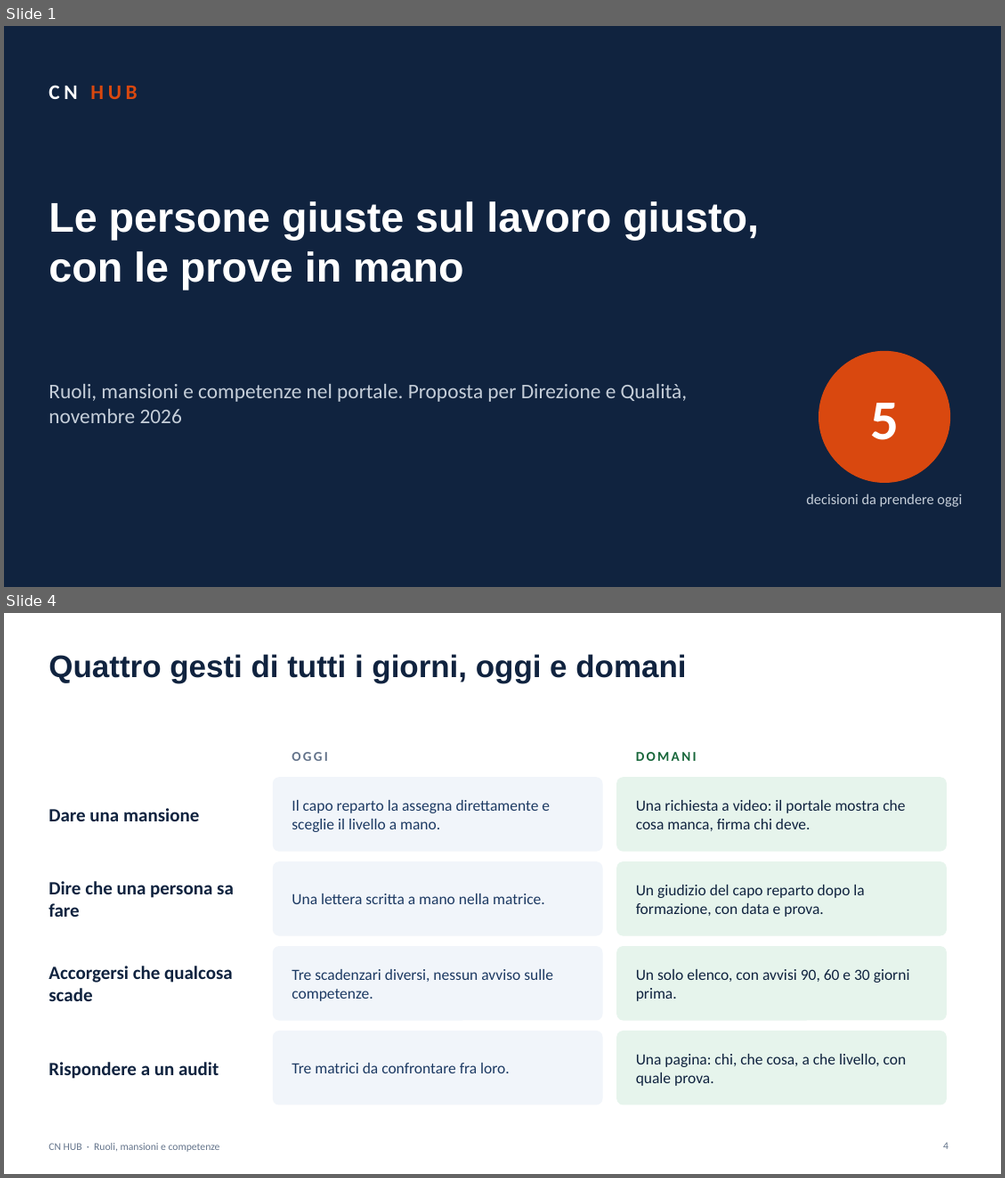
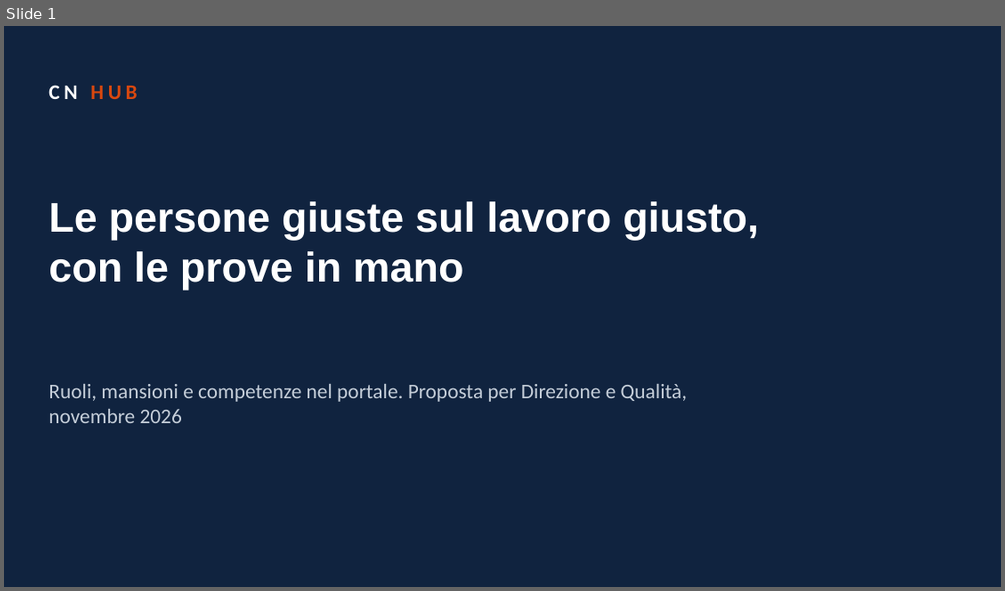
Before and after one commit to brividich/CRM-Brizio, a slide deck: docs/feasibility/ruoli-mansioni-competenze/Fattibilita_RMC_Presentazione.pptx. Shown one above the other, each under a label of ours: slides 1 and 4 before the commit, slide 1 after it; the slides between them are not shown. The pictures are 1005x1178 and 1005x591 pixels, drawn with LibreOffice and Linux fonts; fonts in the diff are those of the drawing. Boxes give left, top, right and bottom in pixels: in the first picture for what was removed or moved away, otherwise in the second. Text is boxed around its words. In the diff, an @@ line names an element or a change of style, - is before the commit and + after.

```diff
--- a/docs/feasibility/ruoli-mansioni-competenze/Fattibilita_RMC_Presentazione.pptx
+++ b/docs/feasibility/ruoli-mansioni-competenze/Fattibilita_RMC_Presentazione.pptx
@@ slide 4 removed at [4, 613, 1001, 1174], background #FFFFFF @@
@@ title removed at [48, 654, 686, 683] @@
-Quattro gesti di tutti i giorni, oggi e domani
@@ text removed at [291, 752, 328, 761] @@
-OGGI
@@ text removed at [636, 752, 696, 761] @@
-DOMANI
@@ rounded rectangle removed at [273, 778, 602, 851] @@
@@ rounded rectangle removed at [617, 778, 947, 851] @@
@@ text removed at [48, 808, 199, 821] @@
-Dare una mansione
@@ text removed at [291, 800, 550, 832] @@
-Il capo reparto la assegna direttamente e sceglie il livello a mano.
@@ text removed at [636, 800, 905, 831] @@
-Una richiesta a video: il portale mostra che cosa manca, firma chi deve.
@@ rounded rectangle removed at [273, 862, 602, 935] @@
@@ rounded rectangle removed at [617, 862, 947, 935] @@
@@ text removed at [48, 881, 234, 916] @@
-Dire che una persona sa fare
@@ text removed at [291, 893, 545, 904] @@
-Una lettera scritta a mano nella matrice.
@@ text removed at [636, 884, 864, 916] @@
-Un giudizio del capo reparto dopo la formazione, con data e prova.
@@ rounded rectangle removed at [273, 947, 602, 1020] @@
@@ rounded rectangle removed at [617, 947, 947, 1020] @@
@@ text removed at [48, 965, 233, 1001] @@
-Accorgersi che qualcosa scade
@@ text removed at [291, 969, 553, 1001] @@
-Tre scadenzari diversi, nessun avviso sulle competenze.
@@ text removed at [636, 969, 910, 1001] @@
-Un solo elenco, con avvisi 90, 60 e 30 giorni prima.
@@ rounded rectangle removed at [273, 1031, 602, 1104] @@
@@ rounded rectangle removed at [617, 1031, 947, 1104] @@
@@ text removed at [48, 1062, 218, 1078] @@
-Rispondere a un audit
@@ text removed at [291, 1062, 510, 1073] @@
-Tre matrici da confrontare fra loro.
@@ text removed at [636, 1054, 906, 1086] @@
-Una pagina: chi, che cosa, a che livello, con quale prova.
@@ text removed at [48, 1143, 220, 1151] @@
-CN HUB · Ruoli, mansioni e competenze
@@ page number removed at [943, 1142, 948, 1149] @@
-4
@@ slide 1 changed as well @@
@@ ellipse removed at [819, 351, 950, 483] @@
@@ text removed at [870, 402, 898, 440] @@
-5
@@ text removed at [806, 493, 962, 507] @@
-decisioni da prendere oggi
```
Also in this commit, not shown: 3 other slides changed, 3 slides added, 7 other slides removed, 17 other files.
